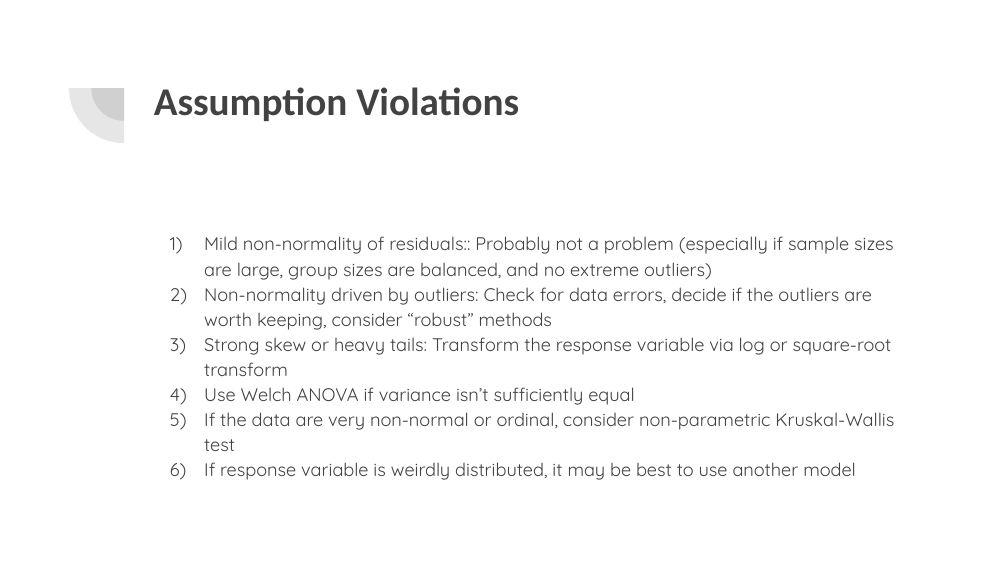
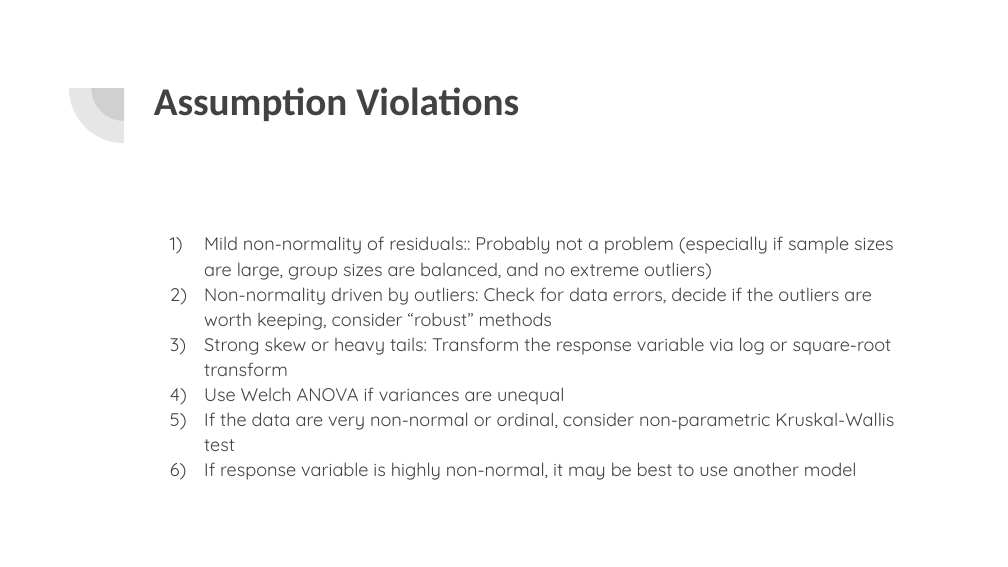
Before and after one commit to rjwrobel86/applied-business-statistics, a slide deck: slide 28 of course-materials/slides/ANOVA.pptx. Drawn at 1008x567 pixels with LibreOffice and Linux fonts; fonts in the diff are those of the drawing. Boxes give left, top, right and bottom in pixels: in the first picture for what was removed or moved away, otherwise in the second. Text is boxed around its words. In the diff, an @@ line names an element or a change of style, - is before the commit and + after.

```diff
--- a/course-materials/slides/ANOVA.pptx
+++ b/course-materials/slides/ANOVA.pptx
@@ text at (204,387,564,405): text changed @@
-4) Use Welch ANOVA if variance isn’t sufficiently equal
+4) Use Welch ANOVA if variances are unequal
@@ text at (204,462,857,480): text changed @@
-6) If response variable is weirdly distributed, it may be best to use another model
+6) If response variable is highly non-normal, it may be best to use another model
```
Also in this commit, not shown: 17 other slides changed, 2 slides added, 1 slide removed, 6 other files.
